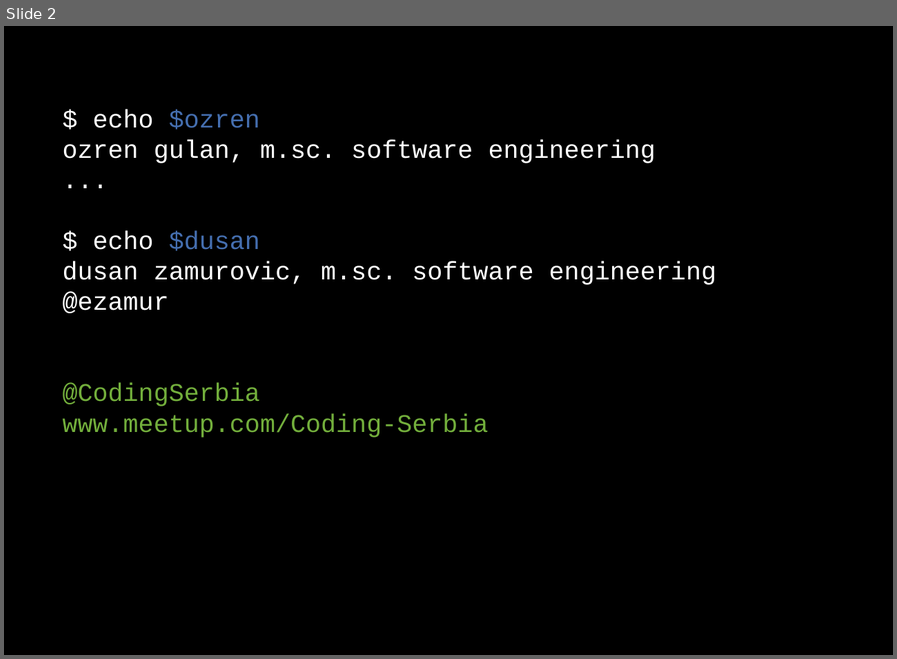
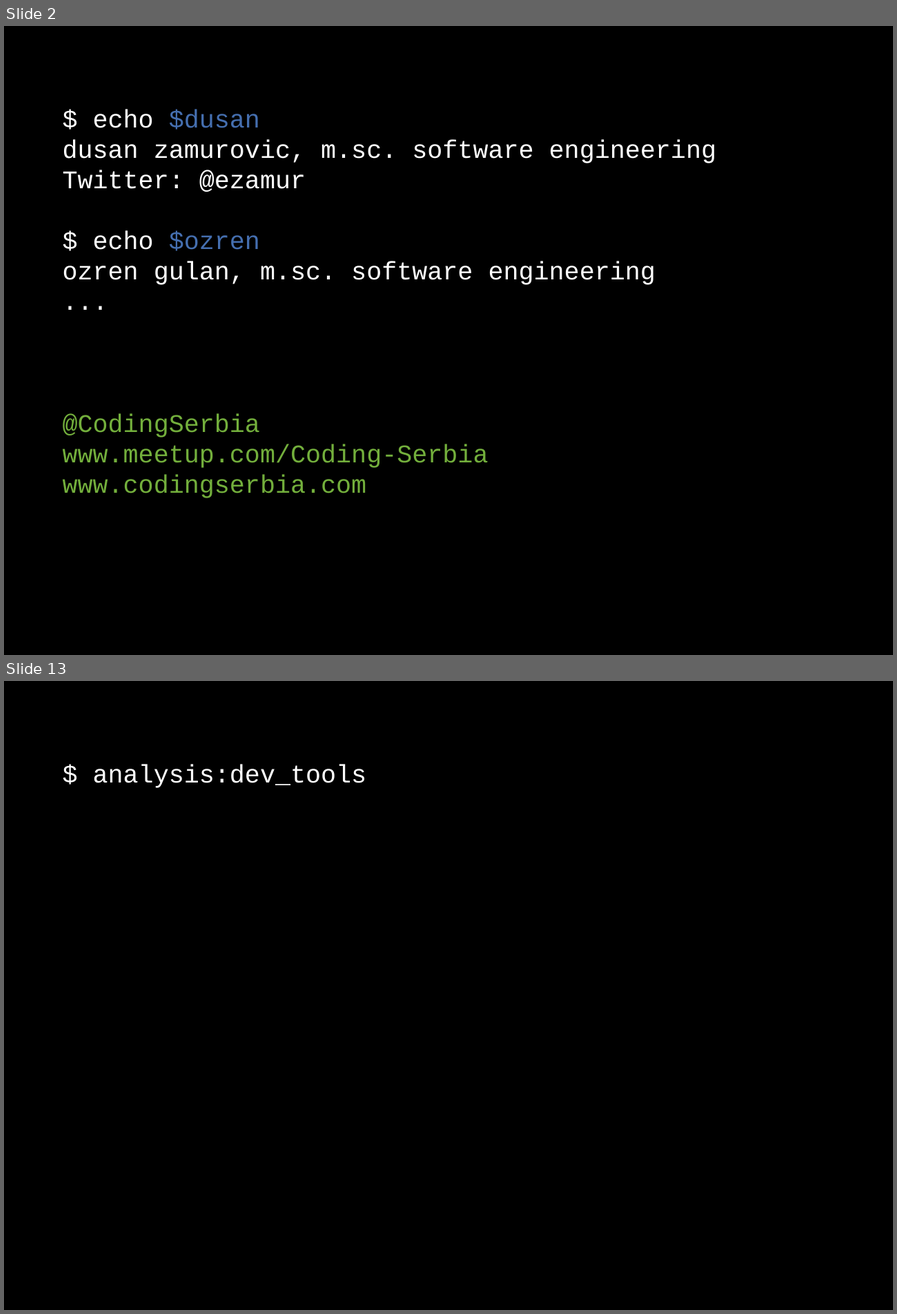
Before and after one commit to dzamurovic/coding-serbia-2014, a slide deck: coding-serbia.pptx. Shown one above the other, each under a label of ours: slide 2 before the commit, slides 2 and 13 after it; the slides between them are not shown. The pictures are 897x659 and 897x1314 pixels, drawn with LibreOffice and Linux fonts; fonts in the diff are those of the drawing. Boxes give left, top, right and bottom in pixels: in the first picture for what was removed or moved away, otherwise in the second. Text is boxed around its words. In the diff, an @@ line names an element or a change of style, - is before the commit and + after.

```diff
--- a/coding-serbia.pptx
+++ b/coding-serbia.pptx
@@ slide 13 added at box(4, 681, 893, 1310), background #000000 @@
@@ rectangle added at box(47, 750, 855, 796), fill #000000, outline #000000 2 pt, 24 pt, text #FFFFFF @@
+$ analysis:dev_tools
@@ slide 2 changed as well @@
@@ rectangle "$ echo $dusan": place and size @@
-rectangle "$ echo $dusan" at box(47, 95, 855, 448)
+rectangle "$ echo $dusan" at box(47, 95, 855, 540)
@@ text in rectangle at box(63, 109, 716, 192): paragraphs added @@
+$ echo $dusan
+dusan zamurovic, m.sc. software engineering
+Twitter: @ezamur
@@ text in rectangle at box(63, 231, 716, 313): paragraphs removed @@
-$ echo $dusan
-dusan zamurovic, m.sc. software engineering
-@ezamur
@@ text in rectangle at box(63, 474, 367, 498): paragraph added @@
+www.codingserbia.com
```
Also in this commit, not shown: 2 other slides changed, 10 other slides added, 4 slides removed, 3 other files.
